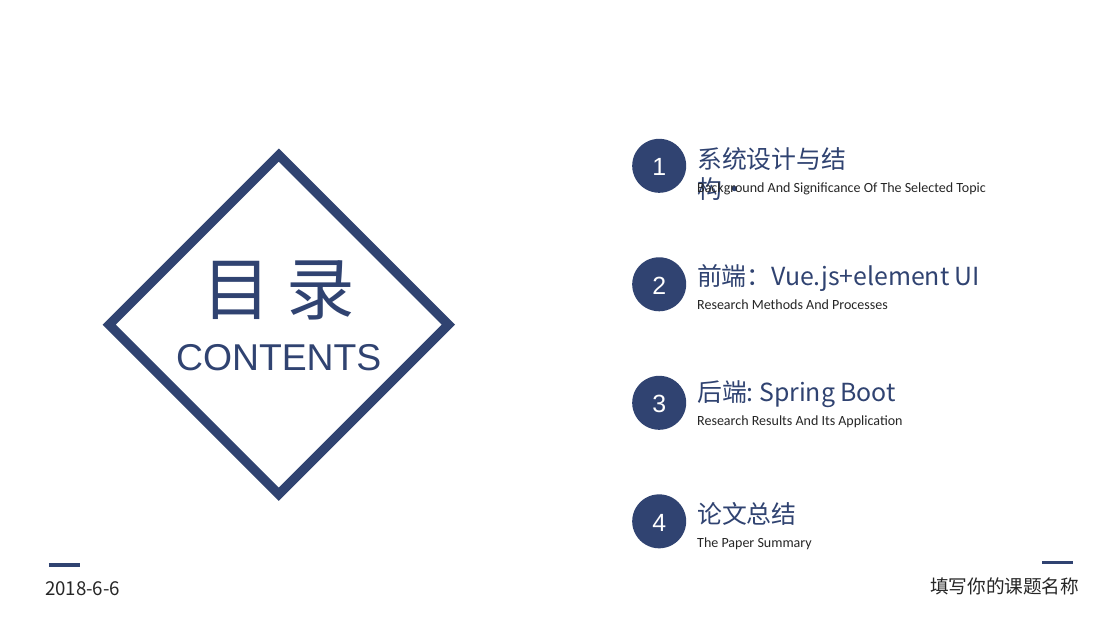
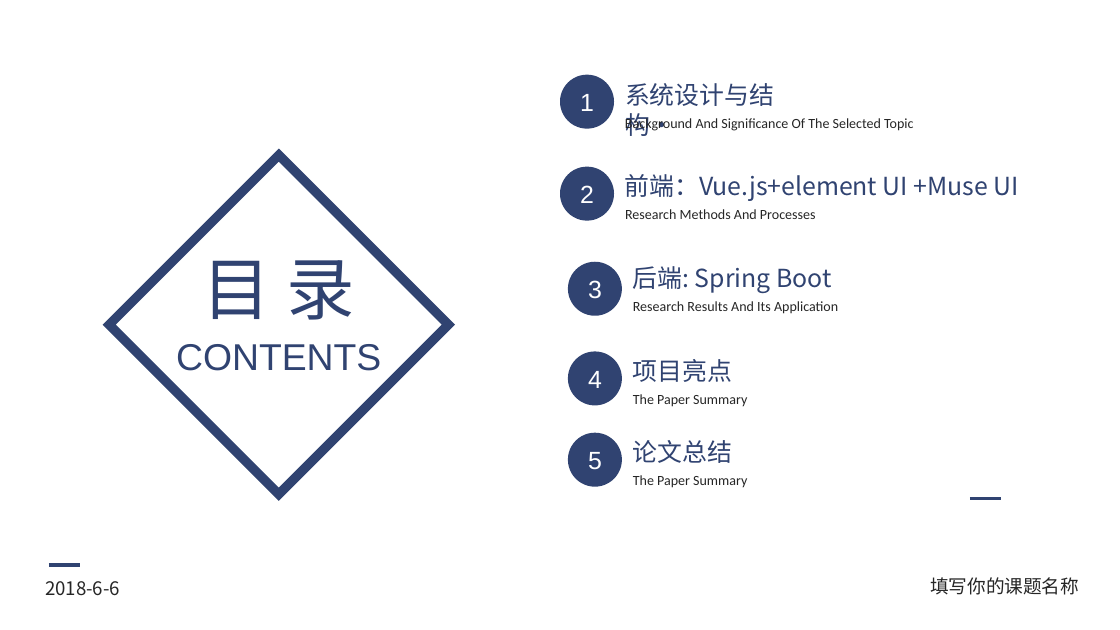
Before and after one commit to liangwei0101/physical-Examination-H5, a slide deck: slide 2 of 毕业设计.pptx. Drawn at 1120x630 pixels with LibreOffice and Linux fonts; fonts in the diff are those of the drawing; background and template pictures are left out. Boxes give left, top, right and bottom in pixels: in the first picture for what was removed or moved away, otherwise in the second. Text is boxed around its words. In the diff, an @@ line names an element or a change of style, - is before the commit and + after.

```diff
--- a/毕业设计.pptx
+++ b/毕业设计.pptx
@@ ellipse "1": place and size @@
-ellipse "1" at (632,139,685,193)
+ellipse "1" at (560,75,614,129)
@@ text "系统设计与结构·": place and size @@
-text "系统设计与结构·" at (697,147,846,200)
+text "系统设计与结构·" at (625,83,774,136)
@@ text "Background And Significance Of The ...": place and size @@
-text "Background And Significance Of The ..." at (697,180,985,196)
+text "Background And Significance Of The ..." at (625,116,913,132)
@@ ellipse "2": place and size @@
-ellipse "2" at (632,258,685,311)
+ellipse "2" at (560,167,614,221)
@@ text at (625,174,1018,201): text changed @@
-前端：Vue.js+element UI
+前端：Vue.js+element UI +Muse UI
@@ text "Research Methods And Processes": place and size @@
-text "Research Methods And Processes" at (697,299,888,309)
+text "Research Methods And Processes" at (625,209,816,219)
@@ 2 texts, 1 ellipse: place and size @@
-2 texts, 1 ellipse at (632,376,902,430)
+2 texts, 1 ellipse at (568,262,838,316)
@@ ellipse "4": place and size @@
-ellipse "4" at (632,494,685,548)
+ellipse "4" at (568,352,622,405)
@@ text added at (633,359,732,382), 16 pt, text #304371 @@
+项目亮点
@@ text "The Paper Summary": place and size @@
-text "The Paper Summary" at (697,537,812,550)
+text "The Paper Summary" at (633,394,747,407)
@@ ellipse added at (568,432,622,486), fill #304371, 16 pt, text #FFFFFF @@
+5
@@ text "论文总结": place and size @@
-text "论文总结" at (697,502,796,525)
+text "论文总结" at (633,440,732,463)
@@ text added at (633,475,747,488), 9 pt, text #262626 @@
+The Paper Summary
@@ line moved from (1042, 562) - (1073, 562) to (970, 498) - (1000, 498) @@
```
Also in this commit, not shown: 2 other slides changed, 6 slides added, 2 slides removed.
